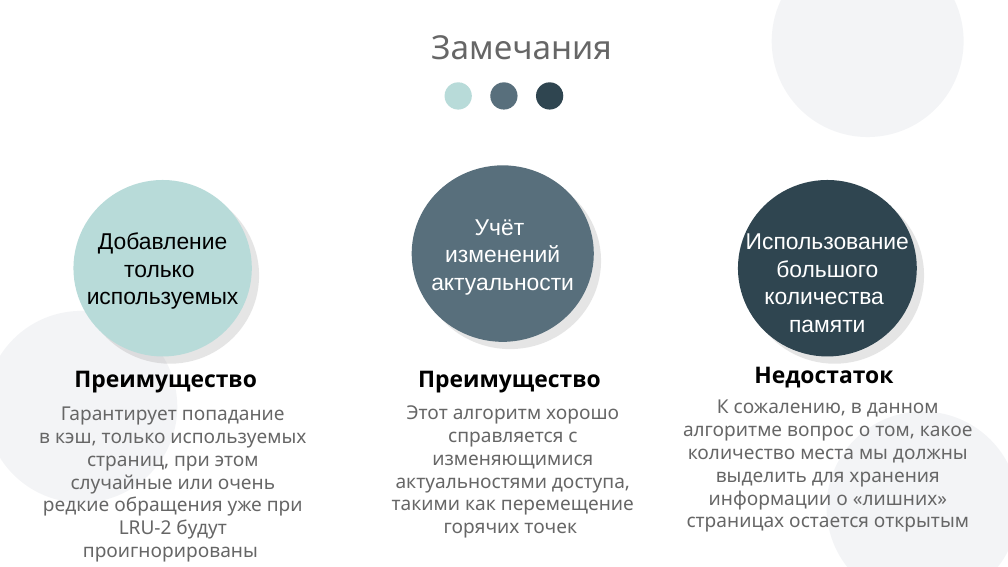
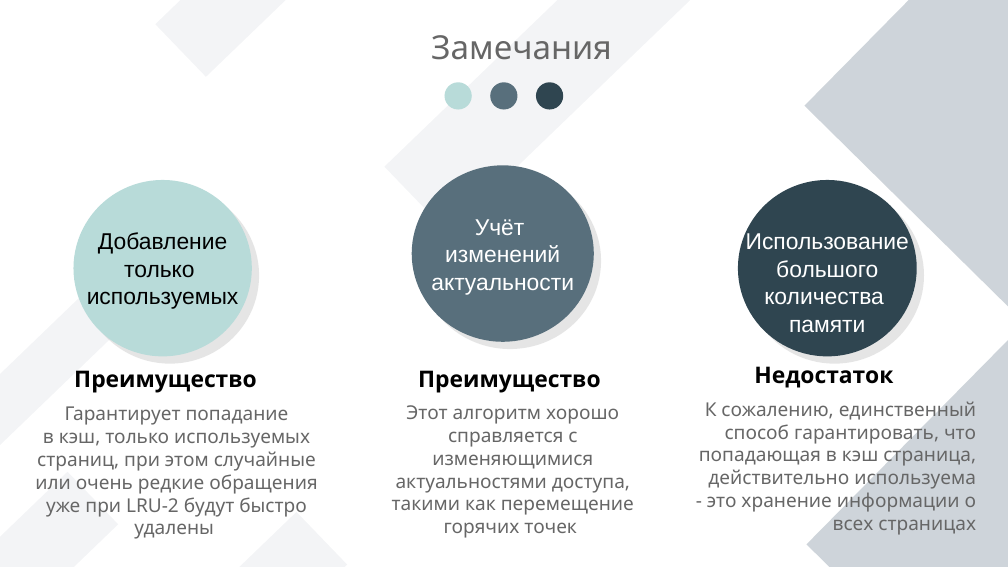
Before and after one commit to andreyStrachuk/LRU-K, a slide deck: slide 32 of Theory/Презентация LRU-K.pptx. Drawn at 1008x567 pixels with LibreOffice and Linux fonts; fonts in the diff are those of the drawing; background and template pictures are left out. Boxes give left, top, right and bottom in pixels: in the first picture for what was removed or moved away, otherwise in the second. Text is boxed around its words. In the diff, an @@ line names an element or a change of style, - is before the commit and + after.

```diff
--- a/Theory/Презентация LRU-K.pptx
+++ b/Theory/Презентация LRU-K.pptx
@@ ellipse removed at box(772, 0, 964, 137) @@
@@ rectangle added at box(805, 0, 1008, 309), fill #CED4DA @@
@@ rectangle added at box(0, 247, 168, 463), fill #8D99AE at 10% opacity @@
@@ ellipse removed at box(0, 311, 177, 503) @@
@@ rectangle added at box(807, 339, 1008, 567), fill #CED4DA @@
@@ text at box(699, 398, 977, 535): text changed @@
-К сожалению, в данном алгоритме вопрос о том, какое количество места мы должны выделить для хранения информации о «лишних» страницах остается открытым
+К сожалению, единственный способ гарантировать, что попадающая в кэш страница, действительно используема
+- это хранение информации о всех страницах
@@ ellipse removed at box(827, 412, 1008, 567) @@
@@ text at box(35, 432, 317, 539): text changed @@
-в кэш, только используемых страниц, при этом случайные или очень редкие обращения уже при LRU-2 будут проигнорированы
+в кэш, только используемых страниц, при этом случайные или очень редкие обращения уже при LRU-2 будут быстро удалены
@@ rectangle added at box(0, 472, 118, 567), fill #8D99AE at 10% opacity @@
@@ rectangle added at box(111, 512, 348, 567), fill #8D99AE at 10% opacity @@
```
Also in this commit, not shown: 25 other slides changed.
